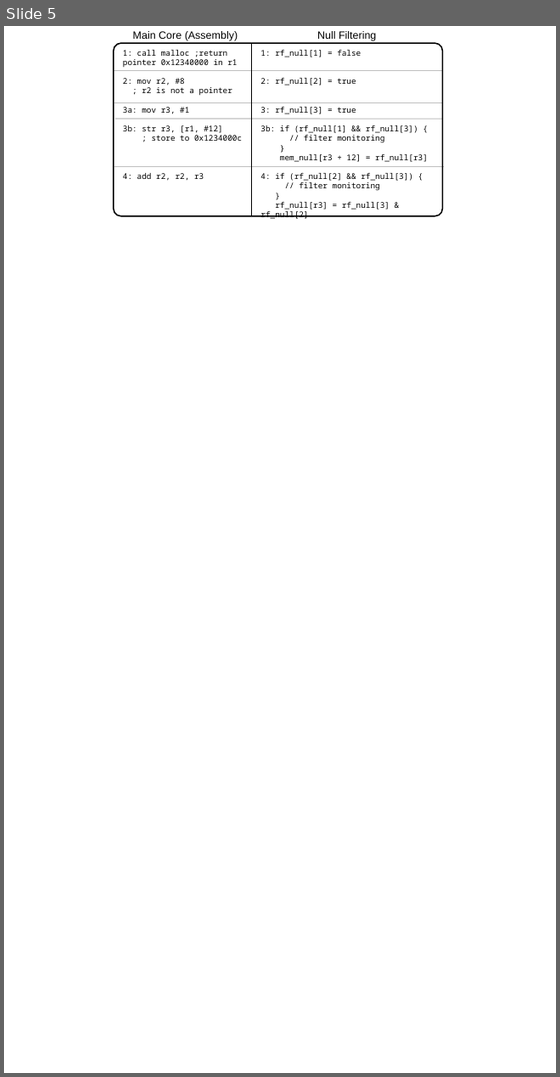
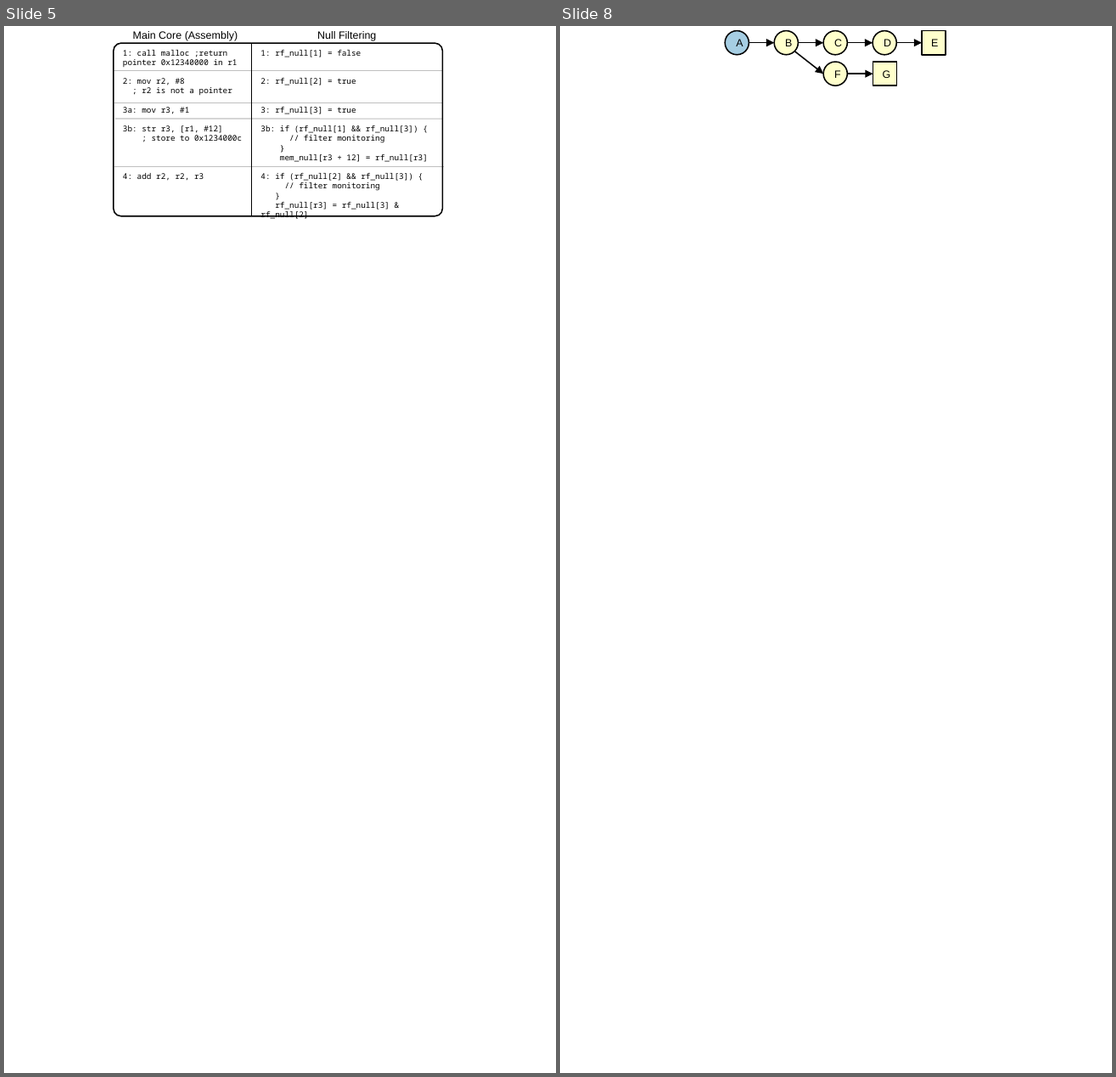
Before and after one commit to dl575/lo_thesis, a slide deck: monitoring_dift_drop/figs_src/diagrams-wide.pptx. Shown side by side, each under a label of ours: slide 5 before the commit, slides 5 and 8 after it; the slides between them are not shown. The pictures are 560x1077 and 1116x1077 pixels, drawn with LibreOffice and Linux fonts; fonts in the diff are those of the drawing. Boxes give left, top, right and bottom in pixels: in the first picture for what was removed or moved away, otherwise in the second. Text is boxed around its words. In the diff, an @@ line names an element or a change of style, - is before the commit and + after.

```diff
--- a/monitoring_dift_drop/figs_src/diagrams-wide.pptx
+++ b/monitoring_dift_drop/figs_src/diagrams-wide.pptx
@@ slide 8 added at (x1=560, y1=26, x2=1112, y2=1073), background #FFFFFF @@
@@ ellipse added at (x1=725, y1=31, x2=749, y2=55), fill #A6CEE3, outline #000000 1 pt, 8 pt, text #000000 @@
+A
@@ arrow added from (750, 43) to (774, 43), #000000 1 pt @@
@@ ellipse added at (x1=774, y1=31, x2=798, y2=55), fill #FFFFCC, outline #000000 1 pt, 8 pt, text #000000 @@
+B
@@ arrow added from (798, 43) to (824, 43), #000000 1 pt @@
@@ ellipse added at (x1=824, y1=31, x2=847, y2=55), fill #FFFFCC, outline #000000 1 pt, 8 pt, text #000000 @@
+C
@@ arrow added from (847, 43) to (874, 43), #000000 1 pt @@
@@ ellipse added at (x1=874, y1=31, x2=897, y2=55), fill #FFFFCC, outline #000000 1 pt, 8 pt, text #000000 @@
+D
@@ arrow added from (897, 43) to (922, 43), #000000 1 pt @@
@@ rectangle added at (x1=922, y1=31, x2=946, y2=55), fill #FFFFCC, outline #000000 1 pt, 8 pt, text #000000 @@
+E
@@ arrow added from (795, 52) to (824, 74), #000000 1 pt @@
@@ ellipse added at (x1=824, y1=63, x2=847, y2=86), fill #FFFFCC, outline #000000 1 pt, 8 pt, text #000000 @@
+F
@@ arrow added from (847, 74) to (874, 74), #000000 1 pt @@
@@ rectangle added at (x1=874, y1=63, x2=897, y2=86), fill #FFFFCC, outline #000000 1 pt, 8 pt, text #000000 @@
+G
```
Also in this commit, not shown: 3 other slides added, 2 other files.
